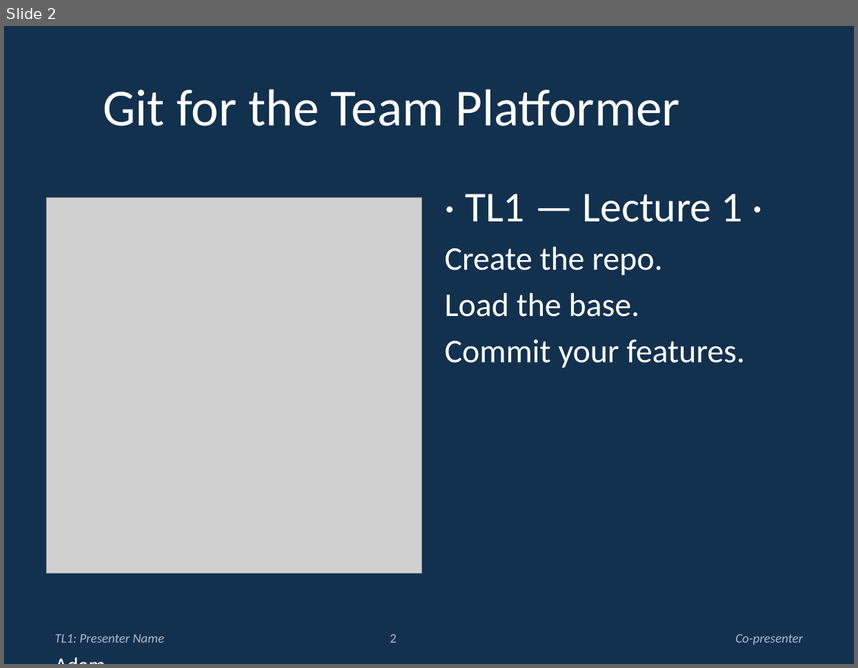
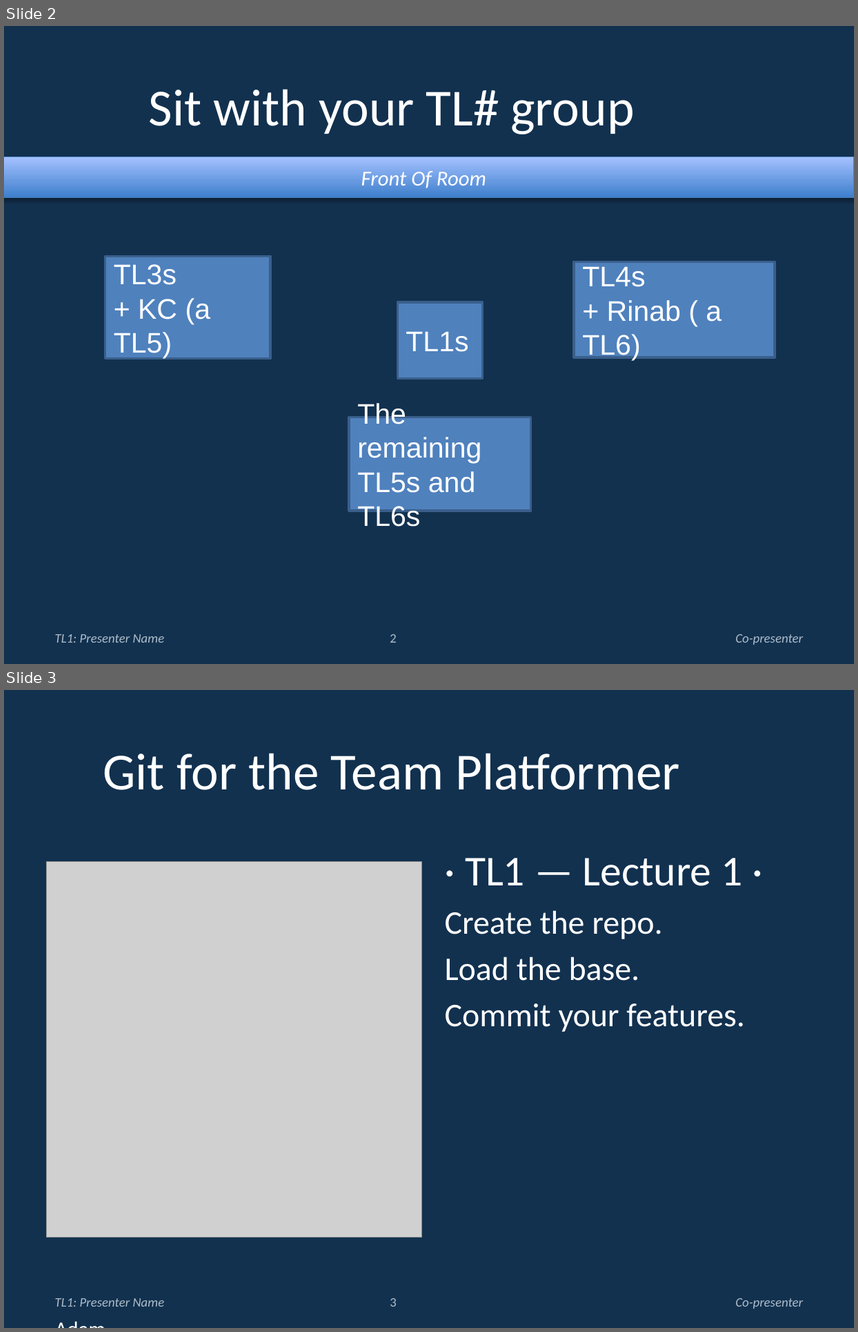
Before and after one commit to programDraconic/IGTTAWAGMTAVSBHVFDAOUM, a slide deck: docs/TL1-Adam/TL1 Lecture One 20260910 REV1.pptx. Shown one above the other, each under a label of ours: slide 2 before the commit, slides 2 and 3 after it. The pictures are 858x668 and 858x1332 pixels, drawn with LibreOffice and Linux fonts; fonts in the diff are those of the drawing; grey boxes stand for pictures; background and template pictures are left out. Boxes give left, top, right and bottom in pixels: in the first picture for what was removed or moved away, otherwise in the second. Text is boxed around its words. In the diff, an @@ line names an element or a change of style, - is before the commit and + after.

Commit message:
Update TL1 Lecture One 20260910 REV1.pptx
Added slide

```diff
--- a/docs/TL1-Adam/TL1 Lecture One 20260910 REV1.pptx
+++ b/docs/TL1-Adam/TL1 Lecture One 20260910 REV1.pptx
@@ slide 2 added at [4,26,854,664], background #12314F; not listed: 4 template elements that a slide beside it also shows @@
@@ title added at [149,89,635,134], 44 pt, text #FFFFFF @@
+Sit with your TL# group
@@ rectangle added at [4,157,854,198], fill gradient #3F80CE to #A4C4FF, outline #4B7EBC 0.75 pt, 18 pt, text #FFFFFF, italic @@
+Front Of Room
@@ rectangle added at [105,256,270,359], fill #4F81BD, outline #3A5F8C 2 pt, 24 pt, text #FFFFFF @@
+TL3s
++ KC (a TL5)
@@ rectangle added at [575,261,775,357], fill #4F81BD, outline #3A5F8C 2 pt, 24 pt, text #FFFFFF @@
+TL4s
++ Rinab ( a TL6)
@@ rectangle added at [397,302,483,379], fill #4F81BD, outline #3A5F8C 2 pt, 24 pt, text #FFFFFF @@
+TL1s
@@ rectangle added at [349,417,531,510], fill #4F81BD, outline #3A5F8C 2 pt, 24 pt, text #FFFFFF @@
+The remaining TL5s and TL6s
@@ what was slide 2 is now slide 3 @@
@@ page number at [390,1298,397,1306]: text changed @@
-2
+3
```
